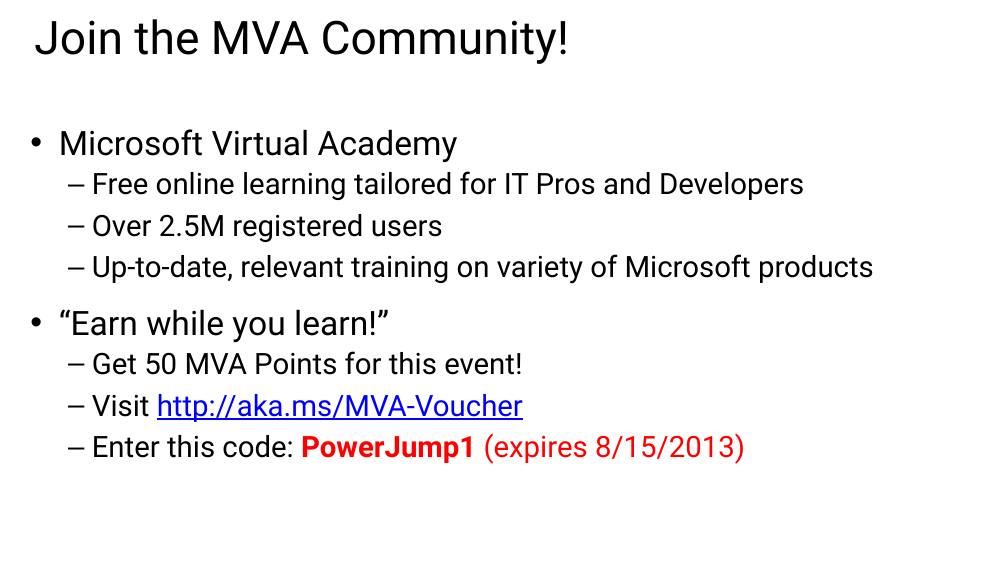
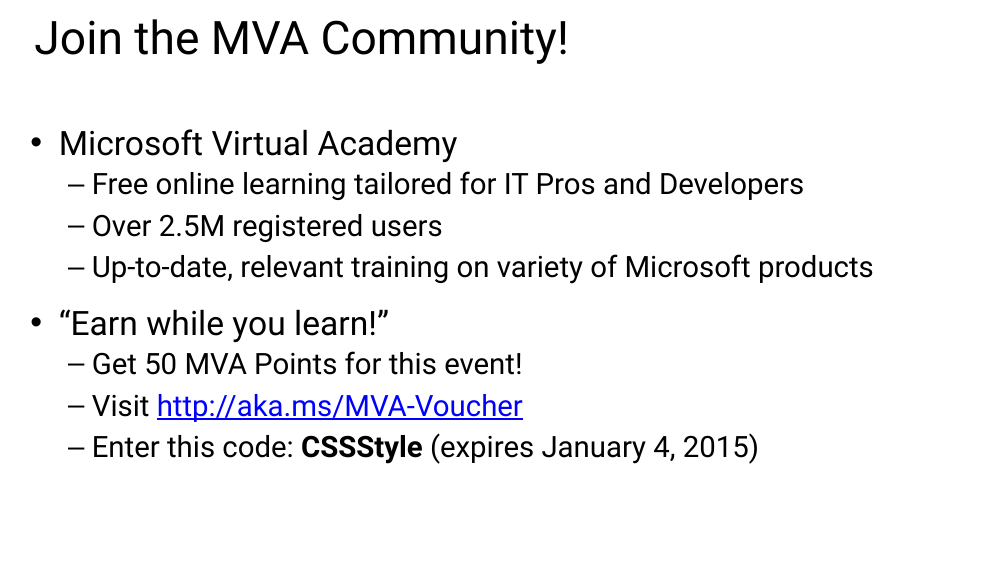
Before and after one commit to CharaD7/CSS-Style, a slide deck: slide 6 of Slides/Module 1 - Getting started with CSS.pptx. Drawn at 1008x567 pixels with LibreOffice and Linux fonts; fonts in the diff are those of the drawing. Boxes give left, top, right and bottom in pixels: in the first picture for what was removed or moved away, otherwise in the second. Text is boxed around its words. In the diff, an @@ line names an element or a change of style, - is before the commit and + after.

Commit message:
slides

```diff
--- a/Slides/Module 1 - Getting started with CSS.pptx
+++ b/Slides/Module 1 - Getting started with CSS.pptx
@@ text at [92,433,759,464]: text changed; text colour #FF0000 to #000000 @@
-  – Enter this code: PowerJump1 (expires 8/15/2013)
+  – Enter this code: CSSStyle (expires January 4, 2015)
```
Also in this commit, not shown: 1 other slide changed.
